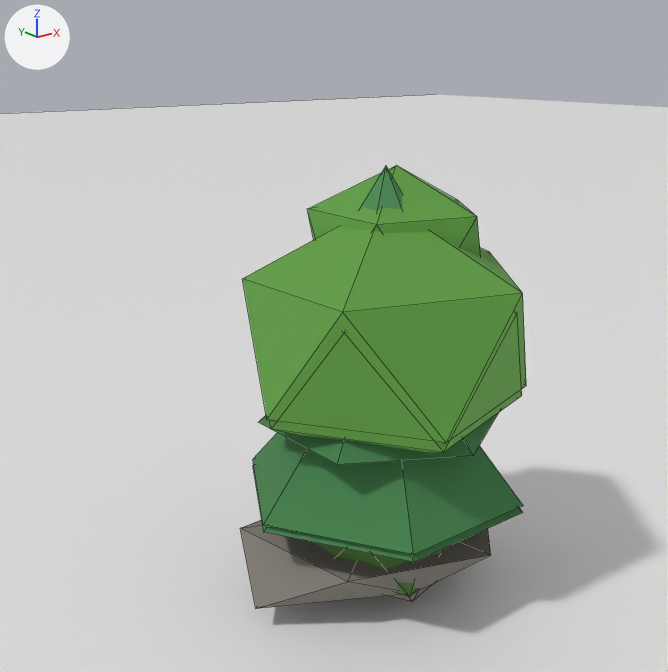
Renders of the Blender file assets/flora/promptholm-flora.blend from each side of a commit.
Before and after are seen from a camera (50 mm lens) standing at (-1.583, -1.768, 1.468) and looking at (-0.107, 0.078, 0.73). Every picture has the same lights, and +X, +Y and +Z are marked at upper left. The older version comes first. Mesh edges are drawn as thin lines.

Objects in the first picture: 'Studio floor', 'flora_bush_a clump', 'flora_oak_a crown', 'flora_oak_a crown upper', 'flora_oak_a_lo crown', 'flora_pine_a skirt 1', 'flora_pine_a skirt 2', 'flora_pine_a_lo skirt 1', 'flora_pine_a_lo skirt 2', 'flora_rock_b shelf' and 1 more.
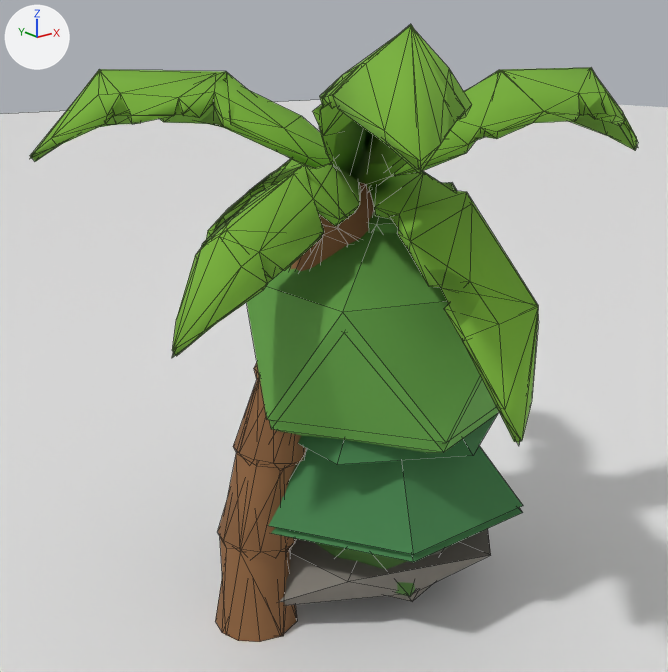
Commit message: Plant een palm: de CC0-palm van Quaternius, gebakken in de flora-set

What differs and where, as boxes (x1, y1, x2, y2) in the pictures (668 x 672 px):
'flora_palm_a fronds', added (green): after (30, 29, 638, 442)
'flora_palm_a_lo fronds', added: after (30, 24, 638, 445)
'flora_palm_a trunk', added: after (215, 183, 374, 642)
'flora_palm_a_lo trunk', added: after (220, 225, 357, 636)
'flora_oak_a crown upper', unchanged, covered by the edit: before (307, 165, 480, 255); after (368, 212, 398, 233)

The change, as a diff of the scene's bpy script:
```diff
--- a/assets/flora/promptholm-flora.blend.py
+++ b/assets/flora/promptholm-flora.blend.py
@@ mat_foliage_palm @@
+mat_foliage_palm = principled_material('foliage:palm')
+mat_foliage_palm.base_color = (0.178, 0.423, 0.0331)  # green #75ae33
+mat_foliage_palm.roughness = 0.9
@@ mat_bark_palm @@
+mat_bark_palm = principled_material('bark:palm')
+mat_bark_palm.base_color = (0.246, 0.112, 0.0395)  # brown #885e38
+mat_bark_palm.roughness = 0.9
@@ me_environment_palmtree_2_005 @@
+me_environment_palmtree_2_005.from_pydata(...)  # 108 vertices, 184 faces; spans x -0.74..0.74, y -0.721..0.722, z 0.555..1.502
+me_environment_palmtree_2_005.materials.append(mat_foliage_palm)  # green #75ae33
@@ me_environment_palmtree_2_004 @@
+me_environment_palmtree_2_004.from_pydata(...)  # 33 vertices, 60 faces; spans x -0.503..-0.039, y -0.065..0.172, z -0.003..1.164
+me_environment_palmtree_2_004.materials.append(mat_bark_palm)  # brown #885e38
@@ me_environment_palmtree_2_003 @@
+me_environment_palmtree_2_003.from_pydata(...)  # 416 vertices, 800 faces; spans x -0.736..0.736, y -0.719..0.719, z 0.564..1.502
+me_environment_palmtree_2_003.materials.append(mat_foliage_palm)  # green #75ae33
@@ me_environment_palmtree_2_002 @@
+me_environment_palmtree_2_002.from_pydata(...)  # 105 vertices, 199 faces; spans x -0.507..-0.024, y -0.061..0.181, z 0.0..1.149
+me_environment_palmtree_2_002.materials.append(mat_bark_palm)  # brown #885e38
@@ ob_flora_palm_a_lo_fronds @@
+ob_flora_palm_a_lo_fronds = bpy.data.objects.new('flora_palm_a_lo fronds', me_environment_palmtree_2_005)
+ob_flora_palm_a_lo_fronds.location = (0.0, 0.0, 0.003)
@@ ob_flora_palm_a_lo_trunk @@
+ob_flora_palm_a_lo_trunk = bpy.data.objects.new('flora_palm_a_lo trunk', me_environment_palmtree_2_004)
+ob_flora_palm_a_lo_trunk.location = (0.0, 0.0, 0.003)
@@ ob_flora_palm_a_fronds @@
+ob_flora_palm_a_fronds = bpy.data.objects.new('flora_palm_a fronds', me_environment_palmtree_2_003)
+ob_flora_palm_a_fronds.location = (0.0, 0.0, 0.0)
@@ ob_flora_palm_a_trunk @@
+ob_flora_palm_a_trunk = bpy.data.objects.new('flora_palm_a trunk', me_environment_palmtree_2_002)
+ob_flora_palm_a_trunk.location = (0.0, 0.0, 0.0)
```
